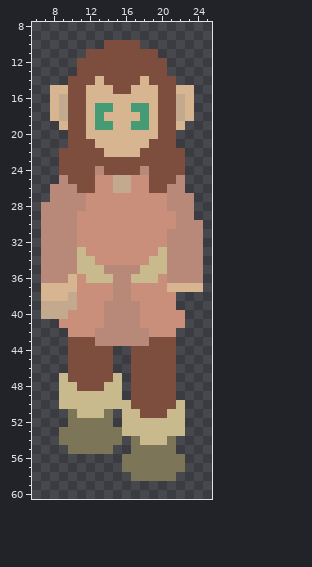
Two states of a sprite sheet, sprites/images/spr_iryo_down_walk_s_11.png. Above is the file before it was changed.
The file is 32x66 pixels. Shown: x 6..25, y 8..60.
The result:
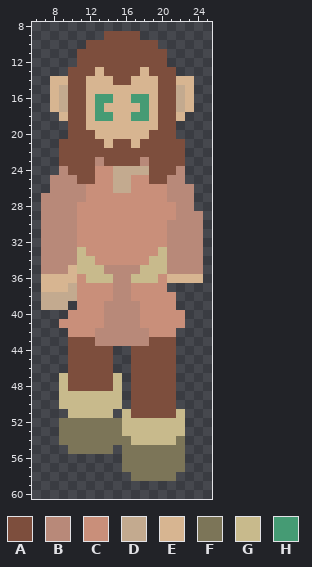
Palette (. is transparent): A #7d4e3d  B #b88979  C #c98f7a  D #c3aa8f  E #d7b591  F #7c7558  G #c8ba8c  H #459b74
Author's note on the commit: Replaced down walk animation for Iryo
Edits made:
@@ x 6..25 @@
  8 ....................
- 9 ....................
-10 ........AAAA........
-11 ......AAAAAAAA......
+ 9 ........AAAA........
+10 ......AAAAAAAA......
+11 .....AAAAAAAAAA.....
 12 .....AAAAAAAAAA.....
-13 .....AAAAAAAAAA.....
-14 ....AAAEAAAAEAAA....
-15 ..EEAAEEEAAEEEAAEE..
-16 ..EDAAEEEEEEEEAADE..
-17 ..EDAAEHHEEHHEAADE..
-18 ..EDAAEHEEEEHEAADE..
-19 ...EAAEHHEEHHEAAE...
-20 ....AAEEEEEEEEAA....
-21 ....AAAEEEEEEAAA....
-22 ...AAAAAEEEEAAAAA...
-23 ...AAAAAAAAAAAAAA...
-24 ...AAAABAAAABAAAA...
-25 ...BAAACCDDCCAAAB...
-26 ..BBBAACCDDCCAABB...
-27 ..BBBBCCCCCCCCCBBB..
-28 .BBBBBCCCCCCCCCBBB..
-29 .BBBBCCCCCCCCCCCBB..
-30 .BBBBCCCCCCCCCCCBBB.
+13 ....AAAEAAAAEAAA....
+14 ..EEAAEEEAAEEEAAEE..
+15 ..EDAAEEEEEEEEAADE..
+16 ..EDAAEHHEEHHEAADE..
+17 ..EDAAEHEEEEHEAADE..
+18 ...EAAEHHEEHHEAAE...
+19 ....AAEEEEEEEEAA....
+20 ....AAAEEEEEEAAA....
+21 ...AAAAAEAAEAAAAA...
+22 ...AAAAAAAAAAAAAA...
+23 ...AAAABAAAABAAAA...
+24 ...BAAACCDDDDAAAB...
+25 ..BBBAACCDDCCAABB...
+26 ..BBBBCCCDDCCCCBBB..
+27 .BBBBBCCCCCCCCCBBB..
+28 .BBBBCCCCCCCCCCCBB..
+29 .BBBBCCCCCCCCCCCBBB.
+30 .BBBBCCCCCCCCCCBBBB.
 31 .BBBBCCCCCCCCCCBBBB.
@@ x 6..25 @@
 34 .BBBBGGCCCCCCGGBBBB.
-35 .BBBBGGGBBBBGGGBBBB.
-36 .BBBECGGGBBGGGCBBBB.
-37 .EEEECCCCBBCCCCEEEE.
-38 .EEEDCCCCBBCCCCC....
-39 .DDDDCCCBBBBCCCC....
-40 .DDDCCCCBBBBCCCCC...
+35 .BBBEGGGBBBBGGGBBBB.
+36 .EEEECGGGBBGGGCEEEE.
+37 .EEEDCCCCBBCCCC.....
+38 .DDDDCCCCBBCCCCC....
+39 .DDD.CCCBBBBCCCC....
+40 ....CCCCBBBBCCCCC...
 41 ...CCCCCBBBBCCCCC...
@@ x 6..25 @@
 47 ...GAAAAAG.AAAAA....
-48 ...GGAAAGG.AAAAA....
+48 ...GAAAAAG.AAAAA....
 49 ...GGGGGGG.AAAAA....
-50 ...GGGGGGGGAAAAAG...
-51 ....FGGGF.GGAAAGG...
-52 ....FFFFF.GGGGGGG...
+50 ...GGGGGGG.AAAAA....
+51 ....GGGGG.GAAAAAG...
+52 ...FFFFFFFGGGGGGG...
 53 ...FFFFFFFGGGGGGG...
-54 ...FFFFFFF.FGGGF....
-55 ....FFFFF..FFFFF....
+54 ...FFFFFFFFGGGGGF...
+55 ....FFFFF.FFFFFFF...
 56 ..........FFFFFFF...
